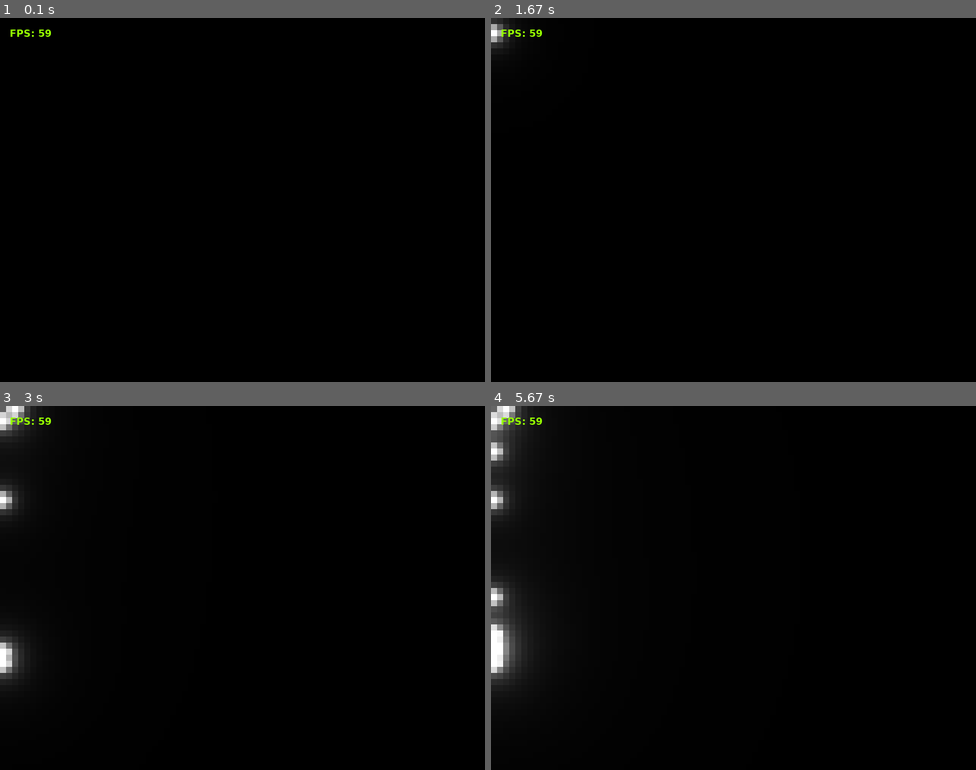
Above: before the commit, frames 1-4 (two rows, left to right).
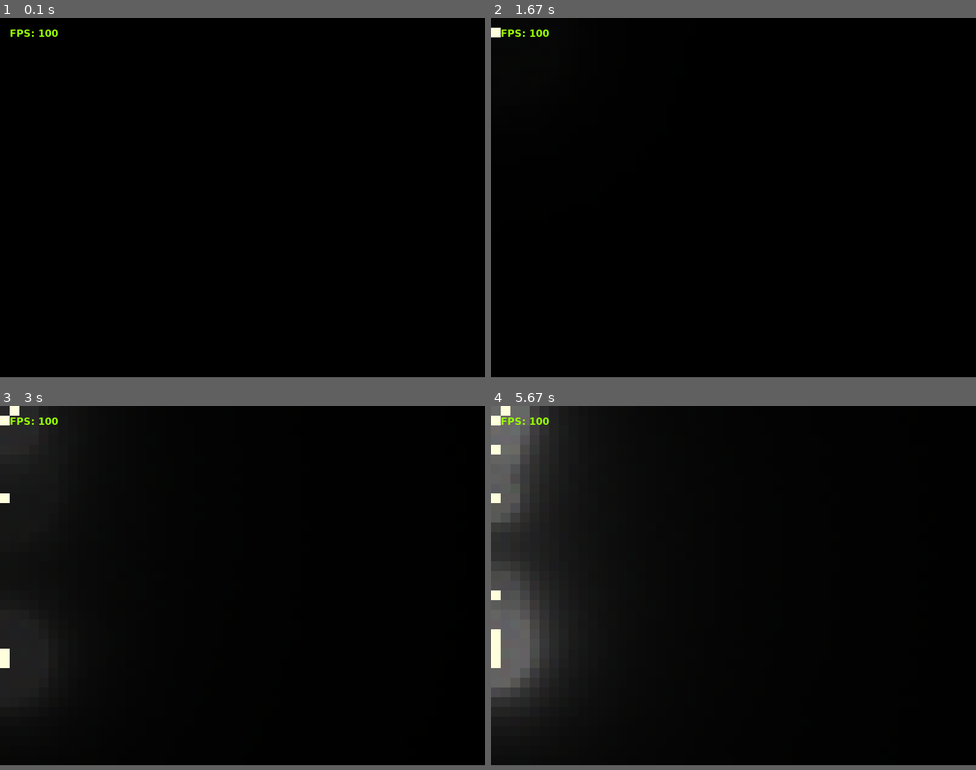
Above: after the commit, the same moments.

Repository: Lipen/LipenDev
Game: pygame game, started from lightsimPygame.py
The game is run twice, just before and just after one commit, with the same random seed, the same clock (stepped at 60 frames per second) and the same inputs.
Inputs (mouse positions are in pixels of both pictures, inside the frame that each line leads up to):
- Up to frame 1 (0.1 s): no input
- Up to frame 2 (1.67 s): press the mouse at (505, 43) at 0.37 s; move the mouse to (544, 90) at 0.47 s; release the mouse at (583, 141) at 0.6 s; press the mouse at (505, 43) at 0.7 s; move the mouse to (554, 54) at 0.8 s; release the mouse at (607, 65) at 0.93 s; tap Space at 1 s; press the mouse at (495, 32) at 1.37 s; move the mouse to (558, 174) at 1.47 s; release the mouse at (626, 312) at 1.6 s
- Up to frame 3 (3 s): press the mouse at (4, 664) at 1.7 s; move the mouse to (58, 653) at 1.8 s; release the mouse at (106, 642) at 1.93 s; press the mouse at (4, 653) at 2.03 s; move the mouse to (213, 551) at 2.13 s; release the mouse at (421, 449) at 2.27 s; press the mouse at (4, 497) at 2.37 s; move the mouse to (111, 475) at 2.47 s; release the mouse at (223, 449) at 2.6 s; press the mouse at (14, 409) at 2.7 s; move the mouse to (189, 449) at 2.8 s; release the mouse at (363, 486) at 2.93 s
- Up to frame 4 (5.67 s): press the mouse at (495, 642) at 3.03 s; move the mouse to (631, 602) at 3.13 s; release the mouse at (772, 562) at 3.27 s; press the mouse at (495, 449) at 3.37 s; move the mouse to (563, 526) at 3.47 s; release the mouse at (631, 602) at 3.6 s; press the mouse at (495, 635) at 3.7 s; move the mouse to (626, 558) at 3.8 s; release the mouse at (757, 486) at 3.93 s; press the mouse at (495, 595) at 4.03 s; move the mouse to (524, 609) at 4.13 s; release the mouse at (558, 624) at 4.27 s; tap Space every 0.33 s from 4.33 to 5.33 s
In our replay, the window is 800x600 before the commit and 800x592 after it. These sizes can differ from the game's own. Grey fills any space a smaller window leaves; there, only what the larger window draws over its background counts as a difference.

The runs differ from the first frame. In frame 1, less than 0.1% of the frame differs, in the area x 8-12%, y 3-6%; in frame 2, 0.3%; in frame 3, 0.9%; in frame 4, 9.6%, in the area x 0-16%, y 0-86%.

Commit message:
Stable light change

Diff:
--- a/lightsimPygame.py
+++ b/lightsimPygame.py
@@ -4,17 +4,19 @@
 from Point import Point
 
 # TODO: <Mouse> class.
-# TODO: Inside Cell.update: check if mouse inside cell and .. light..
-
-FPS = 60
+# TODO: more +deltaI -> more changeI, BUT more -deltaI -> less changeI
+# TODO: ^^ isn't it SO now?..
+
+FPS = 100
 SCREEN_WIDTH = 800
 SCREEN_HEIGHT = 600
-CELL_WIDTH = 10
+CELL_WIDTH = 16
 CELL_HEIGHT = CELL_WIDTH
 CELL_AMOUNT_X = SCREEN_WIDTH // CELL_WIDTH
 CELL_AMOUNT_Y = SCREEN_HEIGHT // CELL_HEIGHT
 SCREEN_WIDTH = CELL_WIDTH * CELL_AMOUNT_X
 SCREEN_HEIGHT = CELL_HEIGHT * CELL_AMOUNT_Y
+CHANGE_INTENSITY_CAP = 0.001
 
 EXIT_KEYS = [K_ESCAPE]
 MOD_KEYS = [K_LSHIFT, K_RSHIFT, K_LALT, K_RALT, K_LCTRL, K_RCTRL]
@@ -29,7 +31,7 @@
 
 
 def calculateIntensity(r):
-	return (8*CELL_WIDTH) / r**(1.85)
+	return (8*CELL_WIDTH) / r**(1.8)
 
 
 class Entity(pygame.sprite.Sprite):
@@ -113,7 +115,16 @@
 	def y(self, value):
 		self.pos.y = value
 
-	def __init__(self, x, y, width, height, color=None, activecolor=(255, 255, 255, 255)):
+	@property
+	def intensity(self):
+		return self._intensity
+
+	@intensity.setter
+	def intensity(self, value):
+		# self.changeIntensity(value)
+		self.__intensity = value
+
+	def __init__(self, x, y, width, height, color=None, activecolor=(255, 255, 221, 255)):
 		if color is None:
 			self.color = getRandomColor()
 		else:
@@ -123,9 +134,11 @@
 		self.previousColor = self.color
 		self.activecolor = activecolor
 		self.active = False
-		self.intensity = 0
+		self._intensity = 0  # Current real intensity
+		self.__intensity = 0  # Final intensity
+		self.sources = []
 		self.surface = pygame.Surface((width, height))
-		self.surface.fill(Color('black'))  # is this line neccessary?..
+		# self.surface.fill(Color('black'))  # is this line neccessary?..
 
 	def isContainsPoint(self, p):
 		return (self.x < p.x <= self.x+self.width) and (self.y < p.y <= self.y+self.height)
@@ -139,13 +152,48 @@
 	def getDistanceBetweenCells(c1, c2):
 		return Point.getDistanceBetweenPoints(c1.getCenter(), c2.getCenter())
 
+	def changeIntensity(self, value):
+		if self._intensity != self.__intensity:
+			dI = value - self.intensity
+			dI = sign(dI)*min(CHANGE_INTENSITY_CAP, abs(dI))
+			# Exponential:
+			COEF = math.log(CHANGE_INTENSITY_CAP+1)/CHANGE_INTENSITY_CAP
+			self._intensity += sign(dI) * abs(math.exp(COEF*dI) - 1)
+			# Linear:
+			# self._intensity += sign(dI)*dI**4 * CHANGE_INTENSITY_CAP**(1-4)
+
+	def recalculate(self):
+		if self.active:
+			# pass
+			self.intensity = 1
+		else:
+			if len(self.sources) > 0:
+				I = 0
+				for source in self.sources:
+					r = Cell.getDistanceBetweenCells(self, source)
+					if r > 0:
+						I += calculateIntensity(r)
+				self.intensity = I
+			else:
+				self.intensity = 0
+
+	def linkSource(self, source):
+		self.sources.append(source)
+		self.recalculate()
+
+	def unlinkSource(self, source):
+		self.sources.remove(source)
+		self.recalculate()
+
 	def update(self):
+		# self.recalculate()
+		self.changeIntensity(self.__intensity)
 		if self.active:
 			if self.activecolor != self.previousColor:
 				self.surface.fill(self.activecolor)
 				self.previousColor = self.activecolor
 		else:
-			newcolor = tuple(map(lambda z: min(255, z*self.intensity), self.color[:3])) + (255, )
+			newcolor = tuple(map(lambda z: max(0, min(255, z*self.intensity)), self.color[:3])) + (255, )
 			if newcolor != self.previousColor:
 				self.surface.fill(newcolor)
 				self.previousColor = newcolor
@@ -158,7 +206,7 @@
 
 	def __init__(self, n, m, cellw, cellh):
 		self.n, self.m = n, m
-		self.cellsGrid = [[Cell(i*cellw, j*cellh, cellw, cellh, (153, 153, 153, 255)) for j in range(m)] for i in range(n)]
+		self.cellsGrid = [[Cell(i*cellw, j*cellh, cellw, cellh, (random.randint(238, 255), random.randint(238, 255), random.randint(238, 255), 255)) for j in range(m)] for i in range(n)]
 		self.cells = [cell for row in self.cellsGrid for cell in row]
 		print('Total cells: {}'.format(len(self.cells)))
 
@@ -216,25 +264,42 @@
 
 				print('MouseLeftClick at {}'.format(pos))
 
-				for source in self.field.cells:
-					if source.isContainsPoint(pos):
-						if source.active:
-							source.active = False
-							source.intensity -= 1
-							for cell in self.field.cells:
-								if cell is not source:
-									r = Cell.getDistanceBetweenCells(cell, source)
-									if r > 0:
-										cell.intensity -= calculateIntensity(r)
-						else:
-							source.active = True
-							source.intensity += 1
-							for cell in self.field.cells:
-								if cell is not source:
-									r = Cell.getDistanceBetweenCells(cell, source)
-									if r > 0:
-										cell.intensity += calculateIntensity(r)
-						break
+				source = self.field.getCellFromPoint(pos)
+				if source.active:
+					source.active = False
+					source.recalculate()
+					# source.intensity -= 1
+					for cell in self.field.cells:
+						if cell is not source:
+							cell.unlinkSource(source)
+				else:
+					source.active = True
+					source.recalculate()
+					# source.intensity = 1
+					# source.intensity += 1
+					for cell in self.field.cells:
+						if cell is not source:
+							cell.linkSource(source)
+
+				# for source in self.field.cells:
+				# 	if source.isContainsPoint(pos):
+				# 		if source.active:
+				# 			source.active = False
+				# 			source.intensity -= 1
+				# 			for cell in self.field.cells:
+				# 				if cell is not source:
+				# 					r = Cell.getDistanceBetweenCells(cell, source)
+				# 					if r > 0:
+				# 						cell.intensity -= calculateIntensity(r)
+				# 		else:
+				# 			source.active = True
+				# 			source.intensity += 1
+				# 			for cell in self.field.cells:
+				# 				if cell is not source:
+				# 					r = Cell.getDistanceBetweenCells(cell, source)
+				# 					if r > 0:
+				# 						cell.intensity += calculateIntensity(r)
+				# 		break
 
 			elif type == KEYDOWN:
 				Key = event.key  # Just Integer
@@ -246,6 +311,10 @@
 					pygame.quit()
 					self.RUNNING = False
 					return
+
+				if Key == K_SPACE:
+					for c in [cell.color for cell in self.field.cells]:
+						print(c)
 
 				if Mod & KMOD_CTRL and Key not in MOD_KEYS:
 					print('Pressed <{}> (#{}) with pressed ctrl.'.format(Name, Key))
@@ -270,7 +339,7 @@
 			self.field.update()
 
 			# RENDERING
-			# self.screen.fill(pygame.Color('black'))
+			self.screen.fill(pygame.Color('black'))  # FIXME: Isn't neccessary
 			for cell in self.field.cells:
 				cell.render(self.screen)
 			self.text_fps.render(self.screen)
